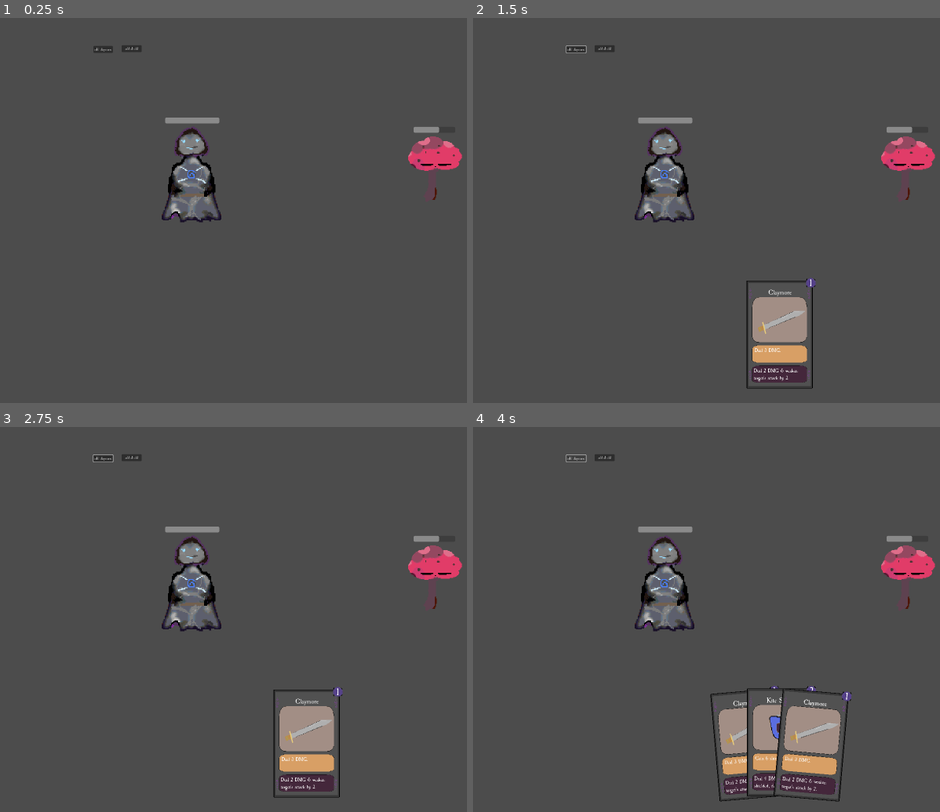
Above: before the commit, frames 1-4 (two rows, left to right).
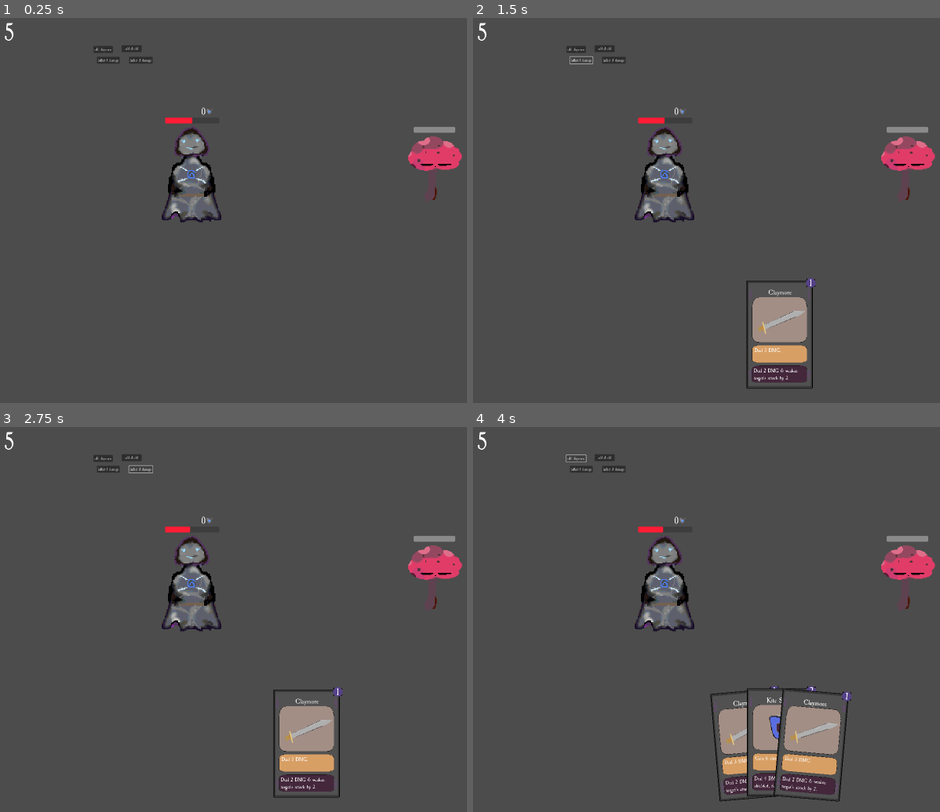
Above: after the commit, the same moments.

Repository: n0x1/Cardtrick
Game: Godot game, scene res://scenes/Main.tscn
Two runs of this game, one before a commit and one after it. Both use one fixed random seed, a clock stepped at 60 frames per second and the inputs below.
Inputs (mouse positions are in pixels of both pictures, inside the frame that each line leads up to):
- Up to frame 1 (0.25 s): no input
- Up to frame 2 (1.5 s): click "add claymore" at 0.5 s; click (580, 60) at 1.25 s, where only the run after the commit has a clickable "Inflict 1 damage"
- Up to frame 3 (2.75 s): click (140, 469) at 2 s, where only the run after the commit has a clickable "Inflict 3 damage"
- Up to frame 4 (4 s): click "add shield" at 2.75 s; click "add claymore" at 3.5 s

The runs differ from the first frame. In frame 1, 0.4% of the frame differs, in the area x 1-98%, y 1-30%; in frame 2, 0.4%; in frame 3, 0.4%; in frame 4, 0.4%.

Commit message:
damaging

Diff:
--- a/scenes/Main.tscn
+++ b/scenes/Main.tscn
@@ -1,13 +1,22 @@
-[gd_scene load_steps=6 format=3 uid="uid://cg841d3cpmpjd"]
+[gd_scene load_steps=8 format=3 uid="uid://cg841d3cpmpjd"]
 
 [ext_resource type="PackedScene" uid="uid://bnj8i1ngctqf2" path="res://scenes/deck_n_hand.tscn" id="1_vfrus"]
 [ext_resource type="Script" path="res://scripts/Main.gd" id="1_wrmrq"]
 [ext_resource type="Script" path="res://scripts/Character.gd" id="2_4j42c"]
 [ext_resource type="Texture2D" uid="uid://cprhgxh2562ej" path="res://sprites/player.png" id="2_i104c"]
 [ext_resource type="Texture2D" uid="uid://ct103svanepry" path="res://sprites/Enemies/Mushroom.png" id="3_38wu3"]
+[ext_resource type="Texture2D" uid="uid://td5peavms807" path="res://sprites/Icons/defendicon.png" id="5_4i1j7"]
 
-[node name="Main" type="Node2D"]
+[sub_resource type="StyleBoxFlat" id="StyleBoxFlat_70d4t"]
+bg_color = Color(1, 0.117647, 0.211765, 1)
+corner_radius_top_left = 4
+corner_radius_top_right = 4
+corner_radius_bottom_right = 4
+corner_radius_bottom_left = 4
+
+[node name="Main" type="Node2D" node_paths=PackedStringArray("player_character")]
 script = ExtResource("1_wrmrq")
+player_character = NodePath("GameScreen/PlayerCharacter")
 
 [node name="DeckHand" parent="." instance=ExtResource("1_vfrus")]
 
@@ -16,6 +25,7 @@
 [node name="PlayerCharacter" type="Node2D" parent="GameScreen"]
 position = Vector2(693, 725)
 script = ExtResource("2_4j42c")
+health = 50
 
 [node name="PlayerSprite" type="Sprite2D" parent="GameScreen/PlayerCharacter"]
 position = Vector2(181, 176)
@@ -27,14 +37,29 @@
 offset_top = -290.0
 offset_right = 294.0
 offset_bottom = -266.0
-max_value = 10.0
-value = 10.0
+theme_override_styles/fill = SubResource("StyleBoxFlat_70d4t")
+value = 50.0
 show_percentage = false
+
+[node name="ShieldNum" type="Label" parent="GameScreen/PlayerCharacter"]
+offset_left = 179.0
+offset_top = -337.0
+offset_right = 238.0
+offset_bottom = -288.0
+theme_override_font_sizes/font_size = 40
+text = "1"
+horizontal_alignment = 2
+
+[node name="ShieldIcon" type="Sprite2D" parent="GameScreen/PlayerCharacter"]
+position = Vector2(254, -317)
+scale = Vector2(1.15625, 1.125)
+texture = ExtResource("5_4i1j7")
 
 [node name="EnemyCharacter" type="Node2D" parent="GameScreen"]
 position = Vector2(1737, 641)
 script = ExtResource("2_4j42c")
-health = 6
+max_health = 25
+health = 25
 
 [node name="EnemyMush" type="Sprite2D" parent="GameScreen/EnemyCharacter"]
 position = Vector2(124, 39)
@@ -46,8 +71,32 @@
 offset_top = -168.0
 offset_right = 212.0
 offset_bottom = -144.0
-max_value = 10.0
-value = 6.0
+max_value = 25.0
+value = 25.0
 show_percentage = false
 
+[node name="ManaAmount" type="Label" parent="."]
+offset_left = 109.0
+offset_top = 30.0
+offset_right = 149.0
+offset_bottom = 50.0
+theme_override_font_sizes/font_size = 100
+text = "10"
+
+[node name="Inflict1Button" type="Button" parent="."]
+offset_left = 488.0
+offset_top = 187.0
+offset_right = 581.0
+offset_bottom = 215.0
+text = "Inflict 1 damage"
+
+[node name="Inflict3Button" type="Button" parent="."]
+offset_left = 619.0
+offset_top = 187.0
+offset_right = 712.0
+offset_bottom = 215.0
+text = "Inflict 3 damage"
+
 [connection signal="card_activated" from="DeckHand" to="." method="_on_deck_hand_card_activated"]
+[connection signal="pressed" from="Inflict1Button" to="." method="_on_inflict_1_button_pressed"]
+[connection signal="pressed" from="Inflict3Button" to="." method="_on_inflict_3_button_pressed"]
--- a/scripts/Character.gd
+++ b/scripts/Character.gd
@@ -1,8 +1,9 @@
 @tool
 class_name Character extends Node2D
 
-@export var max_health: int = 10
-@export var health: int = 10
+@export var max_health: int = 100
+@export var health: int = 100
+@export var shield: int = 0
 @export var mana: int = 5
 
 func spend_mana(amount: int):
@@ -10,15 +11,18 @@
 	mana -= amount
 	#else:
 		#display some message or error sound
-	pass
 
 func take_damage(amount: int):
-	health -= amount
-	pass
+	if shield > 0: # dmg first goes to shield
+		shield -= amount
+		if shield < 0:
+			health += shield # shield will be negative so +
+			shield = 0
+	else:
+		health -= amount
 
-func change_shield(shield: int):
-	#player_shield += shield
-	pass
+func change_shield(amount: int):
+	shield += amount
 
 func change_attack(amount: int):
 	# attack += amount
--- a/scripts/Hand.gd
+++ b/scripts/Hand.gd
@@ -33,11 +33,11 @@
 
 func remove_card(index: int) -> Node2D:
 	var removing_card = hand[index]
+	remove_child(removing_card)
+	hand.remove_at(index)
 
-	hand.remove_at(index)
-	if touched.size() > 0:
-		touched.remove_at(touched.find(removing_card))
-	remove_child(removing_card)
+	# if touched.size() > 0:#not needed for staging
+		#touched.remove_at(touched.find(removing_card)) #not needed for staging only right out of hand
 
 	unstage_cards()
 
@@ -105,23 +105,26 @@
 	if card_staged == true and staged_index >= 0: # handle playing of the card
 	#!! remove_card returns the object and use card.get_card_name() to get its name as string!!
 		if event.is_action_pressed("keypress_j"): #play J
-			var card = remove_card(staged_index).get_card_name()
+			var card = remove_card(staged_index)
+			var card_name = card.get_card_name()
 			var action = "play"
 			card_activated.emit(card, action)
 
-			print("played " + card)
+			print("played " + card_name)
 		if event.is_action_pressed("keypress_k"): #throw K
-			var card = remove_card(staged_index).get_card_name()
+			var card = remove_card(staged_index)
+			var card_name = card.get_card_name()
 			var action = "throw"
 			card_activated.emit(card, action)
 
-			print("threw " + card)
+			print("threw " + card_name)
 		if event.is_action_pressed("keypress_l"): #rip L
-			var card = remove_card(staged_index).get_card_name()
+			var card = remove_card(staged_index)
+			var card_name = card.get_card_name()
 			var action = "rip"
 			card_activated.emit(card, action)
 
-			print("ripped " + card)
+			print("ripped " + card_name)
 
 		# card.queue_free() # remove from memory after scaling scale
 		current_seleted_card_index = -1
--- a/scripts/Main.gd
+++ b/scripts/Main.gd
@@ -1,5 +1,6 @@
 extends Node2D
 
+@export var player_character: Character
 
 # Called when the node enters the scene tree for the first time.
 func _ready():
@@ -8,13 +9,25 @@
 
 # Called every frame. 'delta' is the elapsed time since the previous frame.
 func _process(delta):
-	pass
+	$ManaAmount.set_text(str($GameScreen/PlayerCharacter.mana))
+	$GameScreen/PlayerCharacter/ShieldNum.set_text(str($GameScreen/PlayerCharacter.shield))
+	if $GameScreen/PlayerCharacter.health <= 0:
+		print("game over")
+		# add actual mechanic so they acnt play
 
 
 func _on_deck_hand_card_activated(card: UsableCard, action: String):
 	card.activate({
 		"caster": $GameScreen/PlayerCharacter,
-		"targets": [$GameScreen/EnemyCharacter],
+		"targets": [$GameScreen/EnemyCharacter], # change this to an index this is for debugging
 		"card": card,
 		"action": action
 	})
+
+
+func _on_inflict_1_button_pressed():
+	player_character.take_damage(1)
+
+
+func _on_inflict_3_button_pressed():
+	player_character.take_damage(3)
--- a/scripts/cards/ShieldActions.gd
+++ b/scripts/cards/ShieldActions.gd
@@ -11,10 +11,10 @@
 	if action == "play":
 		play(caster)
 	elif action == "throw":
-		throw(targets)
+		throw(caster, targets)
 	elif action == "rip": # rip combines both effects
 		play(caster)
-		throw(targets)
+		throw(caster, targets)
 	else:
 		print("INVALID action passed (??)!!!")
 		return(null)
@@ -23,9 +23,8 @@
 func play(caster):
 	caster.change_shield(6) # gain 6 shield
 
-func throw(targets):
-	# if player not shielded: deal 4
-	# targets[0].take_damage(4)
-	# if player shielded : deal 12
-	#targets[0].take_damage(12)
-	pass
+func throw(caster, targets):
+	if caster.shield > 0:
+		targets[0].take_damage(12)
+	else:
+		targets[0].take_damage(4)
--- a/scripts/deck_n_hand.gd
+++ b/scripts/deck_n_hand.gd
@@ -28,4 +28,3 @@
 
 func _on_hand_card_activated(card, action): # bring up to Main node
 	card_activated.emit(card, action)
-	pass # Replace with function body.
